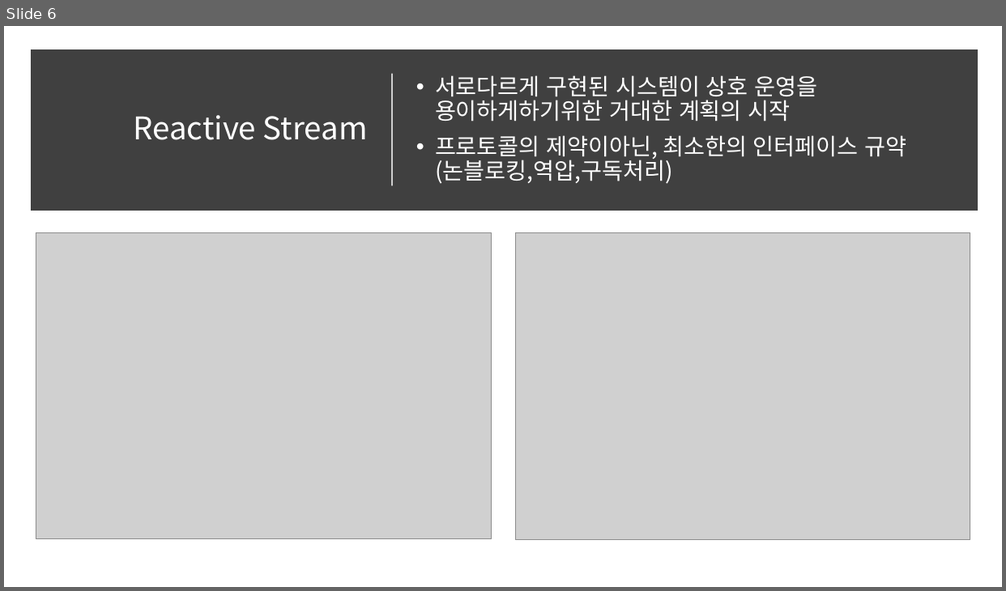
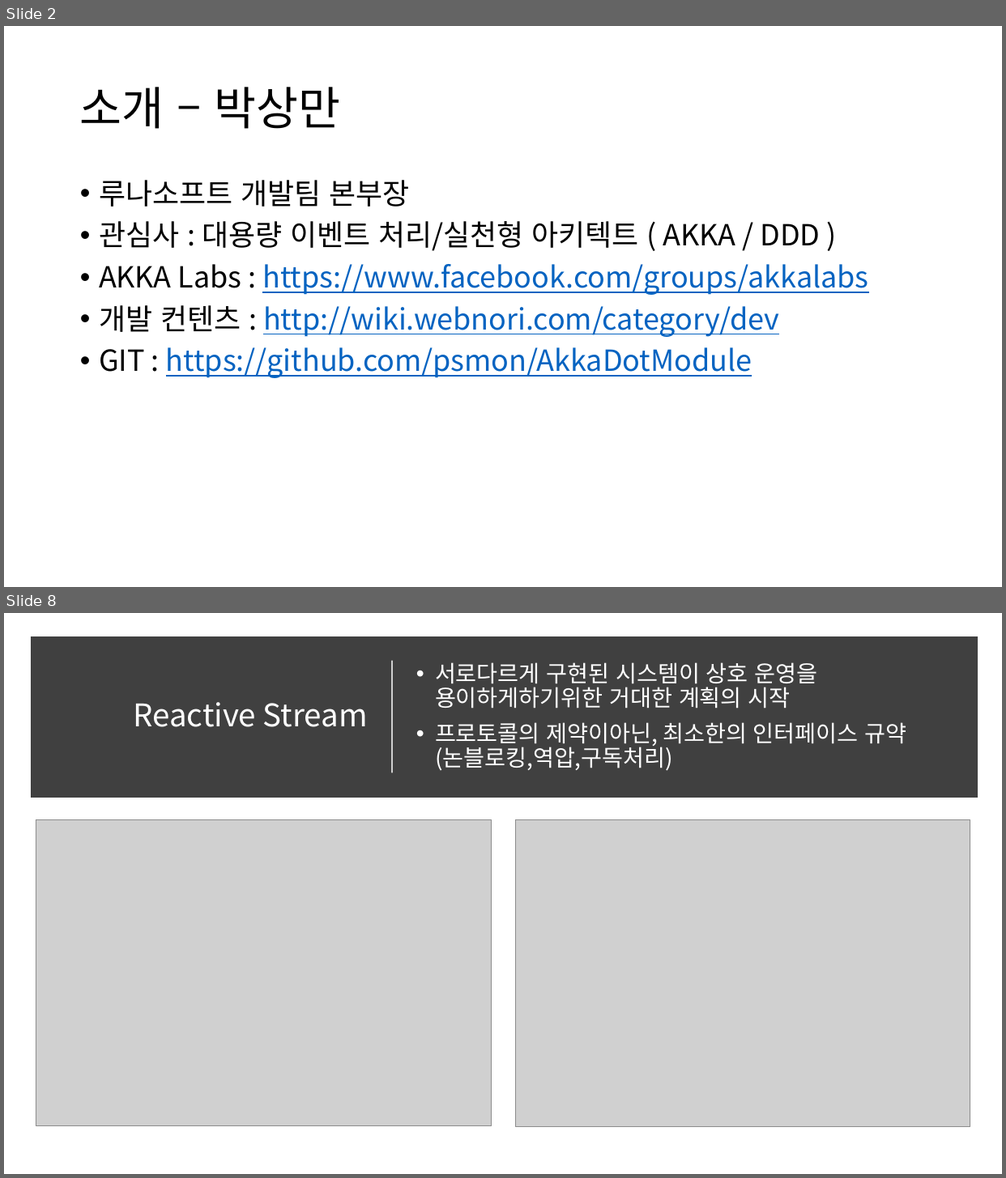
Before and after one commit to psmon/AkkaDotModule, a slide deck: Doc/DotCoreApiWithAkka.pptx. Shown one above the other, each under a label of ours: slide 6 before the commit, slides 2 and 8 after it; the slides between them are not shown. The pictures are 1006x591 and 1006x1178 pixels, drawn with LibreOffice and Linux fonts; fonts in the diff are those of the drawing; grey boxes stand for pictures. Boxes give left, top, right and bottom in pixels: in the first picture for what was removed or moved away, otherwise in the second. Text is boxed around its words. In the diff, an @@ line names an element or a change of style, - is before the commit and + after.

```diff
--- a/Doc/DotCoreApiWithAkka.pptx
+++ b/Doc/DotCoreApiWithAkka.pptx
@@ slide 2 added at [4,26,1002,587], background #FFFFFF @@
@@ title added at [80,87,341,129], 44 pt, text #000000 @@
+소개 – 박상만
@@ text added at [99,180,868,378], 28 pt, text #0563C1, underline @@
+• 루나소프트 개발팀 본부장
+• 관심사 : 대용량 이벤트 처리/실천형 아키텍트 ( AKKA / DDD )
+• AKKA Labs : https://www.facebook.com/groups/akkalabs
+• 개발 컨텐츠 : http://wiki.webnori.com/category/dev
+• GIT : https://github.com/psmon/AkkaDotModule
@@ what was slide 6 is now slide 8 @@
```
Also in this commit, not shown: 8 slides changed, 2 other slides added, 12 slides removed, 7 other files.
